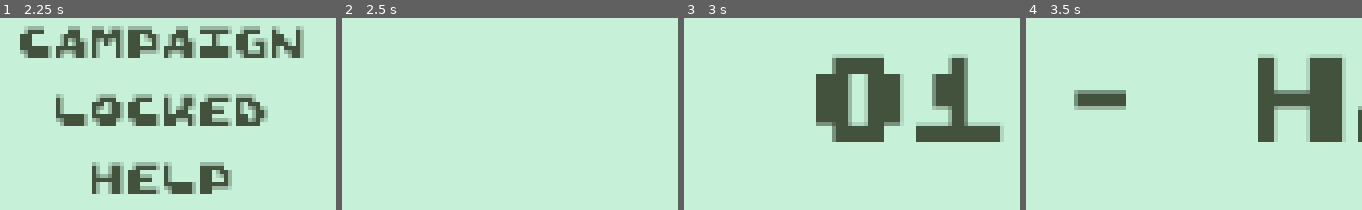
Above: before the commit, frames 1-4 (left to right).
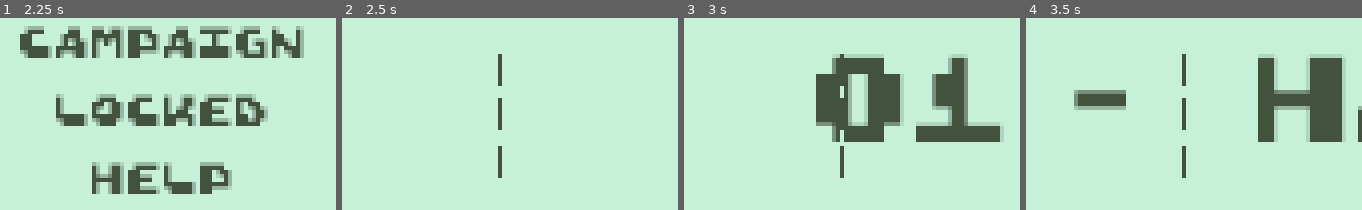
Above: after the commit, the same moments.

Repository: TakacsArtur/CinoRitmo
Game: Godot game, scene res://01/menu.tscn
Two runs of this game, one before a commit and one after it. Both use one fixed random seed, a clock stepped at 60 frames per second and the inputs below.
Inputs:
- Up to frame 1 (2.25 s): tap Enter at 0.5, 2 s; hold X (botrow) 0.53-1.28 s; tap S (midrow) at 0.8, 1.35 s; tap Space (strum) at 1.25, 1.55 s; hold Space (strum) from 2.03 s (still down)
- Up to frame 2 (2.5 s): keep holding Space (strum); tap W (toprow) at 2.3 s
- Up to frame 3 (3 s): release Space (strum) at 2.78 s; tap W (toprow) at 2.85 s
- Up to frame 4 (3.5 s): tap X (botrow) at 3.05 s

Frame 1 is identical in both runs. In frame 2, 0.6% of the frame differs, in the area x 46-48%, y 18-84%; in frame 3, 0.4%; in frame 4, 0.6%.

Commit message:
Finished creating an emitter for better user feedback

Diff:
--- a/cinoritmo/01/01_01.tscn
+++ b/cinoritmo/01/01_01.tscn
@@ -1,10 +1,9 @@
-[gd_scene load_steps=80 format=3 uid="uid://ttqelvba0dsy"]
+[gd_scene load_steps=81 format=3 uid="uid://ttqelvba0dsy"]
 
 [ext_resource type="Texture2D" uid="uid://damkd2c0gvcye" path="res://Assets/Jpegs/General/background.png" id="1_1odnx"]
 [ext_resource type="Script" path="res://01/player_contrrol.gd" id="2_nd7de"]
 [ext_resource type="Texture2D" uid="uid://bbvbsdgy26ek4" path="res://Assets/Jpegs/Beatmarker/beatmarker.png" id="4_2mq13"]
 [ext_resource type="AudioStream" uid="uid://cdx4a3w3ikq76" path="res://Assets/02_Hallotad_E_Hiret/zala.mp3" id="4_x6fek"]
-[ext_resource type="Texture2D" uid="uid://d4khrceasx376" path="res://Assets/Jpegs/Beatmarker/beatmarker_2.png" id="5_anyw3"]
 [ext_resource type="Texture2D" uid="uid://o31moht0nf5g" path="res://Assets/Jpegs/Notemarker/noteMarker.jpg" id="6_vl30o"]
 [ext_resource type="Texture2D" uid="uid://dhue6xcll2cen" path="res://Assets/Jpegs/General/01Concept2.png" id="7_ltxpb"]
 [ext_resource type="Texture2D" uid="uid://dbv6ccav7vr0x" path="res://Assets/Jpegs/General/success.png" id="8_453tl"]
@@ -12,6 +11,7 @@
 [ext_resource type="FontFile" uid="uid://bn5bljgr5olka" path="res://Assets/Stock_assets/nokia_3310_fonts_2024/ark_@somepx/Ark.otf" id="9_wsy68"]
 [ext_resource type="AudioStream" uid="uid://bcbchdx6niueg" path="res://Assets/01_Meg_azt/meg_azt.mp3" id="10_xl374"]
 [ext_resource type="Texture2D" uid="uid://cvngsleywifcr" path="res://Assets/Jpegs/General/end_card.png" id="11_f6oxk"]
+[ext_resource type="Texture2D" uid="uid://10kemu3uw8dm" path="res://Assets/Jpegs/Notemarker/green.png" id="12_7k75w"]
 
 [sub_resource type="RectangleShape2D" id="RectangleShape2D_y7eu8"]
 size = Vector2(3.57953, 108.5)
@@ -49,6 +49,10 @@
 [sub_resource type="RectangleShape2D" id="RectangleShape2D_hu8d2"]
 size = Vector2(8, 8)
 
+[sub_resource type="ParticleProcessMaterial" id="ParticleProcessMaterial_afa06"]
+particle_flag_disable_z = true
+gravity = Vector3(0, 98, 0)
+
 [sub_resource type="RectangleShape2D" id="RectangleShape2D_5uu6s"]
 size = Vector2(8, 8)
 
@@ -208,22 +212,18 @@
 [sub_resource type="RectangleShape2D" id="RectangleShape2D_qu50c"]
 size = Vector2(36, 325.5)
 
-[sub_resource type="SpriteFrames" id="SpriteFrames_xh6vn"]
-animations = [{
-"frames": [{
-"duration": 1.0,
-"texture": ExtResource("5_anyw3")
-}, {
-"duration": 1.0,
-"texture": ExtResource("4_2mq13")
-}],
-"loop": true,
-"name": &"default",
-"speed": 5.0
-}]
-
 [sub_resource type="RectangleShape2D" id="RectangleShape2D_tknu1"]
-size = Vector2(2.5, 38)
+size = Vector2(2, 48)
+
+[sub_resource type="ParticleProcessMaterial" id="ParticleProcessMaterial_8sy3f"]
+particle_flag_disable_z = true
+emission_shape = 6
+emission_ring_axis = Vector3(0, 0, 1)
+emission_ring_height = 1.0
+emission_ring_radius = 1.0
+emission_ring_inner_radius = 10.0
+spread = 25.0
+gravity = Vector3(0, 0, 0)
 
 [node name="Node2D" type="Node2D"]
 
@@ -409,8 +409,13 @@
 texture = ExtResource("6_vl30o")
 
 [node name="Note27" type="Sprite2D" parent="topRow2"]
+texture_filter = 1
 position = Vector2(2083, 16)
 texture = ExtResource("6_vl30o")
+
+[node name="GPUParticles2D" type="GPUParticles2D" parent="topRow2/Note27"]
+process_material = SubResource("ParticleProcessMaterial_afa06")
+lifetime = 0.2
 
 [node name="Note31" type="Sprite2D" parent="topRow2"]
 position = Vector2(2134, 17)
@@ -1176,22 +1181,47 @@
 position = Vector2(-1082, 7)
 script = ExtResource("2_nd7de")
 
-[node name="AnimatedSprite2D" type="AnimatedSprite2D" parent="CharacterBody2D"]
-visible = false
-texture_filter = 2
-position = Vector2(-192.75, 21.5)
-scale = Vector2(2.49996, 6.875)
-sprite_frames = SubResource("SpriteFrames_xh6vn")
-frame_progress = 0.220111
-speed_scale = 0.5
-
 [node name="Camera2D" type="Camera2D" parent="CharacterBody2D"]
 position = Vector2(-191, 18)
 
+[node name="AnimatedSprite2D" type="Sprite2D" parent="CharacterBody2D"]
+position = Vector2(-193, 19)
+texture = ExtResource("4_2mq13")
+
 [node name="CollisionShape2D" type="CollisionShape2D" parent="CharacterBody2D"]
-position = Vector2(-192.75, 17)
+position = Vector2(-193, 18)
 shape = SubResource("RectangleShape2D_tknu1")
 debug_color = Color(0.630455, 0.529542, 0, 0.42)
+
+[node name="MidEmitter" type="GPUParticles2D" parent="CharacterBody2D"]
+position = Vector2(-193, 18)
+emitting = false
+amount = 50
+process_material = SubResource("ParticleProcessMaterial_8sy3f")
+texture = ExtResource("12_7k75w")
+lifetime = 0.5
+speed_scale = 12.91
+explosiveness = 0.22
+
+[node name="TopEmitter" type="GPUParticles2D" parent="CharacterBody2D"]
+position = Vector2(-193, 5)
+emitting = false
+amount = 50
+process_material = SubResource("ParticleProcessMaterial_8sy3f")
+texture = ExtResource("12_7k75w")
+lifetime = 0.5
+speed_scale = 12.91
+explosiveness = 0.22
+
+[node name="BottomEmitter" type="GPUParticles2D" parent="CharacterBody2D"]
+position = Vector2(-193, 30)
+emitting = false
+amount = 50
+process_material = SubResource("ParticleProcessMaterial_8sy3f")
+texture = ExtResource("12_7k75w")
+lifetime = 0.5
+speed_scale = 12.91
+explosiveness = 0.22
 
 [connection signal="body_entered" from="Endend" to="CharacterBody2D" method="_on_endend_body_entered"]
 [connection signal="body_entered" from="Repeatarea1" to="CharacterBody2D" method="_on_start_area_body_entered"]
--- a/cinoritmo/01/helpscene.tscn
+++ b/cinoritmo/01/helpscene.tscn
@@ -6,7 +6,7 @@
 [node name="Node2D" type="Node2D"]
 
 [node name="helpsprite" type="Sprite2D" parent="."]
-texture_filter = 2
+texture_filter = 1
 position = Vector2(42, 24)
 texture = ExtResource("1_0j7yp")
 script = ExtResource("2_xvvjp")
--- a/cinoritmo/01/menu.tscn
+++ b/cinoritmo/01/menu.tscn
@@ -5,6 +5,7 @@
 [ext_resource type="AudioStream" uid="uid://tvnnu8fjufjc" path="res://Assets/Menu theme/menu_theme.mp3" id="3_xqqrp"]
 
 [node name="Node2D" type="Node2D"]
+texture_filter = 1
 
 [node name="menusprite" type="Sprite2D" parent="."]
 texture_filter = 1
--- a/cinoritmo/01/player_contrrol.gd
+++ b/cinoritmo/01/player_contrrol.gd
@@ -85,6 +85,12 @@
 				mistake = true
 				print("Mistake detected bot")
 	calculateScore()
+	if Input.is_action_just_released("strum"):
+		$/root/Node2D/CharacterBody2D/TopEmitter.emitting = false
+		$/root/Node2D/CharacterBody2D/MidEmitter.emitting = false
+		$/root/Node2D/CharacterBody2D/BottomEmitter.emitting = false
+
+
 
 	##reset the mistake/correctplay, if none of the conditions apply
 	mistake = false
@@ -92,8 +98,17 @@
 func calculateScore() -> void:
 	if mistake == true:
 		score -= 45
+		$/root/Node2D/CharacterBody2D/TopEmitter.emitting = false
+		$/root/Node2D/CharacterBody2D/MidEmitter.emitting = false
+		$/root/Node2D/CharacterBody2D/BottomEmitter.emitting = false
 	if mistake == false and correctplay == true:
 		score += 50
+		if intopRow:
+			$/root/Node2D/CharacterBody2D/TopEmitter.emitting = true
+		if inmidRow:
+			$/root/Node2D/CharacterBody2D/MidEmitter.emitting = true
+		if inbotRow:
+			$/root/Node2D/CharacterBody2D/BottomEmitter.emitting = true
 	else:
 		score +=0
 	print(score)
--- a/cinoritmo/project.godot
+++ b/cinoritmo/project.godot
@@ -45,3 +45,7 @@
 "events": [Object(InputEventKey,"resource_local_to_scene":false,"resource_name":"","device":-1,"window_id":0,"alt_press …(192 unchanged characters)…
 ]
 }
+
+[rendering]
+
+textures/canvas_textures/default_texture_filter=0
Binary file changed: cinoritmo/Assets/Jpegs/Beatmarker/beatmarker.png
Binary file added: cinoritmo/Assets/Jpegs/Notemarker/emitter_concept.png
Not shown, added: cinoritmo/Assets/Jpegs/Notemarker/emitter_concept.png.import
Binary file added: cinoritmo/Assets/Jpegs/Notemarker/green.png
Not shown, added: cinoritmo/Assets/Jpegs/Notemarker/green.png.import
